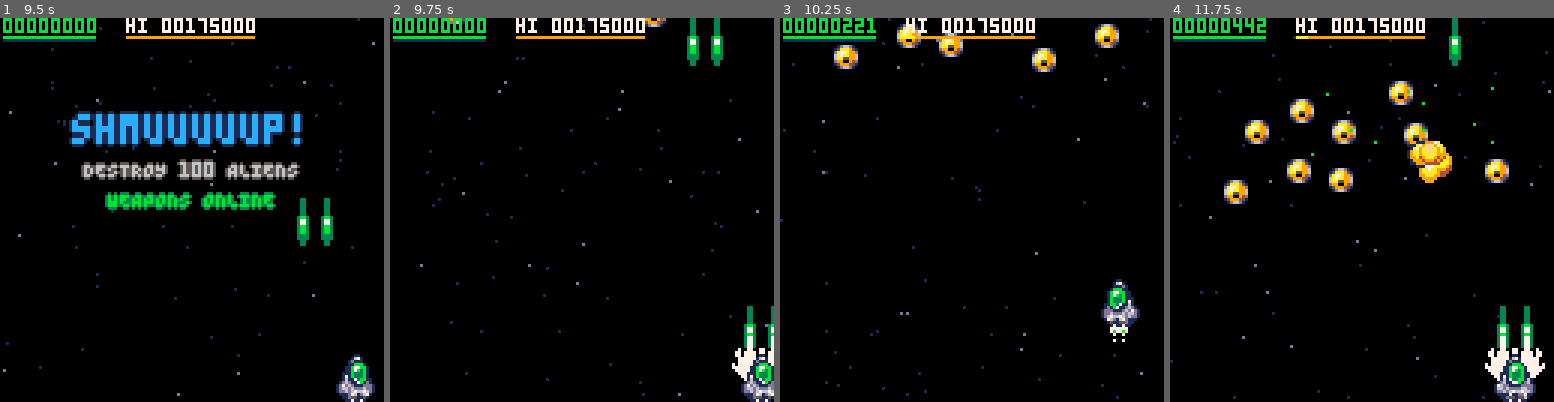
Above: before the commit, frames 1-4 (left to right).
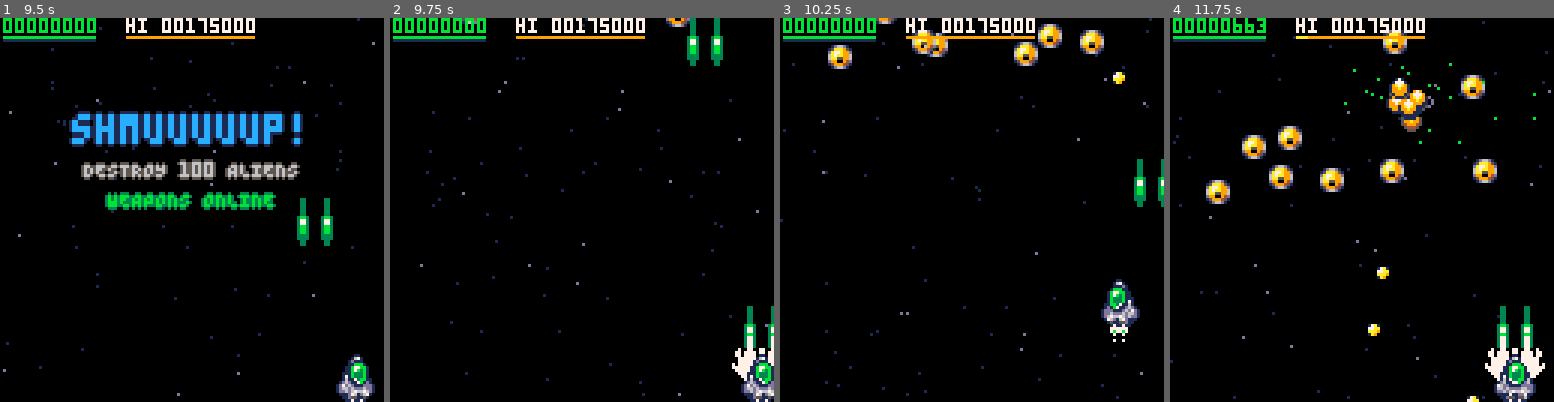
Above: after the commit, the same moments.

Repository: wimpysworld/antsy-alien-attack-pico
Game: PICO-8 cartridge main.p8
Two runs of this game, one before a commit and one after it. Both use one fixed random seed, a clock stepped at 60 frames per second and the inputs below.
Inputs:
- Up to frame 1 (9.5 s): tap X (X key) at 0.33, 1.07, 1.85, 2.97, 4.08, 5.2, 6.32, 7.43, 8.55 s; tap O (Z key) at 0.7, 1.7, 2.1, 2.5, 2.9, 3.3, 3.7, 4.1, 4.5, 4.9, 5.3, 5.7, 6.1, 6.5, 6.9, 7.3, 7.7, 8.1, 8.5, 8.9, 9.3 s; hold Right 1.6-2.1 s; hold Up 2.15-2.42 s; hold Right 2.47-3.03 s; hold Left 3.08-3.58 s; hold Down 3.63-3.97 s; hold Right 4.02-4.68 s; hold Up 4.73-5.03 s; hold Left 5.08-5.68 s; hold Down 5.73-6.03 s; hold Right 6.08-6.58 s; hold Right 6.63-7.13 s; hold Up 7.18-7.45 s; hold Right 7.5-8.07 s; hold Left 8.12-8.62 s; hold Down 8.67-9 s; hold Right from 9.05 s (still down)
- Up to frame 2 (9.75 s): tap X (X key) at 9.67 s; tap O (Z key) at 9.7 s; release Right at 9.72 s
- Up to frame 3 (10.25 s): hold Up 9.77-10.07 s; tap O (Z key) at 10.1 s; hold Left from 10.12 s (still down)
- Up to frame 4 (11.75 s): tap O (Z key) every 0.4 s from 10.5 to 11.7 s; release Left at 10.72 s; hold Down 10.77-11.07 s; tap X (X key) at 10.78 s; hold Right 11.12-11.62 s

Frame 1 is identical in both runs. In frame 2, 0.3% of the frame differs, in the area x 15-79%, y 0-3%; in frame 3, 3.6%; in frame 4, 7.8%, in the area x 9-96%, y 0-100%.

Commit message:
feat: give drone aliens are wavy flight path

Diff:
--- a/main.p8
+++ b/main.p8
@@ -1404,10 +1404,12 @@
  al.breed=breed
  if breed=="drone" then
   al.hp=20
-  al.shot_speed_y,al.shot_speed_x=1.6,0
+  al.shot_speed_y,al.shot_speed_x=1.2,-0.50+rnd(0.5)+0.25
   al.shot_cooldown=120
   al.x_off,al.y_off=2,-6
   al.shot_sprite=80
+  al.wave_speed=0.015
+  al.wave_width=0.90
   al.sprite=sprite_create({66},1,1)
   sprite_hitbox(al.sprite,1,1,5,5)
  elseif breed=="asteroid" then
@@ -1451,14 +1453,18 @@
 end
 
 function update_aliens()
- //local bullet_fired=false
  for al in all(aliens) do
   make_firing_decision(al)
-  al.y+=al.speed_y
   if al.breed=="asteroid" then
    al.sprite.frame+=0.085
    al.x+=al.speed_x
-  else
+   al.y+=al.speed_y
+  elseif al.breed=="drone" then
+   al.x+=cos(al.speed_x)*al.wave_width
+   al.y+=al.speed_y
+   al.speed_x+=al.wave_speed
+  elseif al.breed=="orby" then
+   al.y+=al.speed_y
    al.sprite.frame+=0.075
   end
   if (flr(al.sprite.frame)>#al.sprite.frames) al.sprite.frame=1
